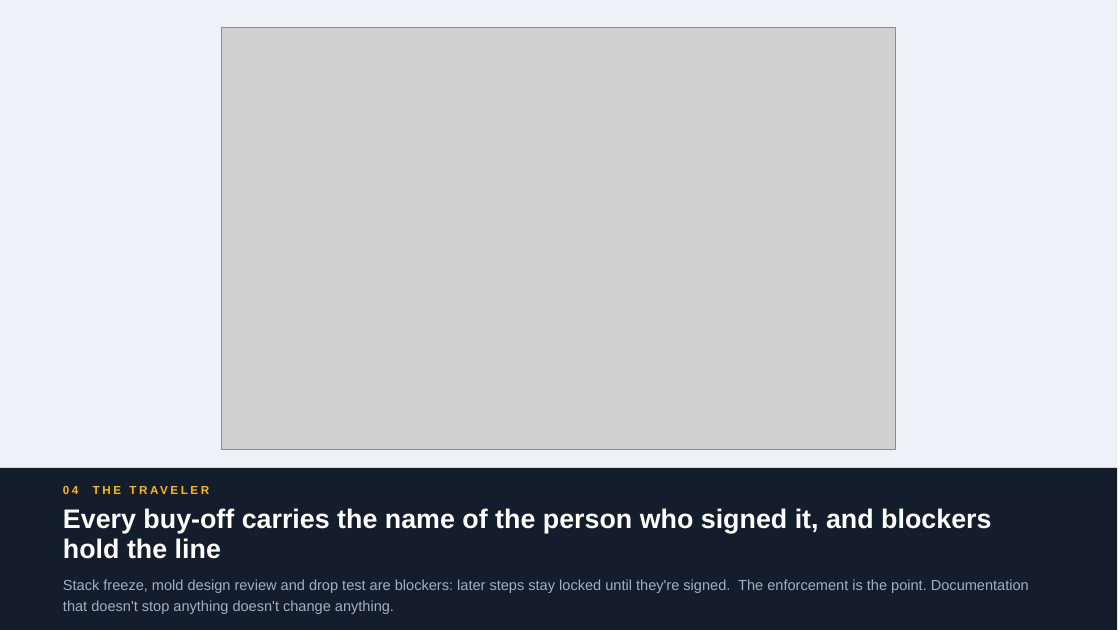
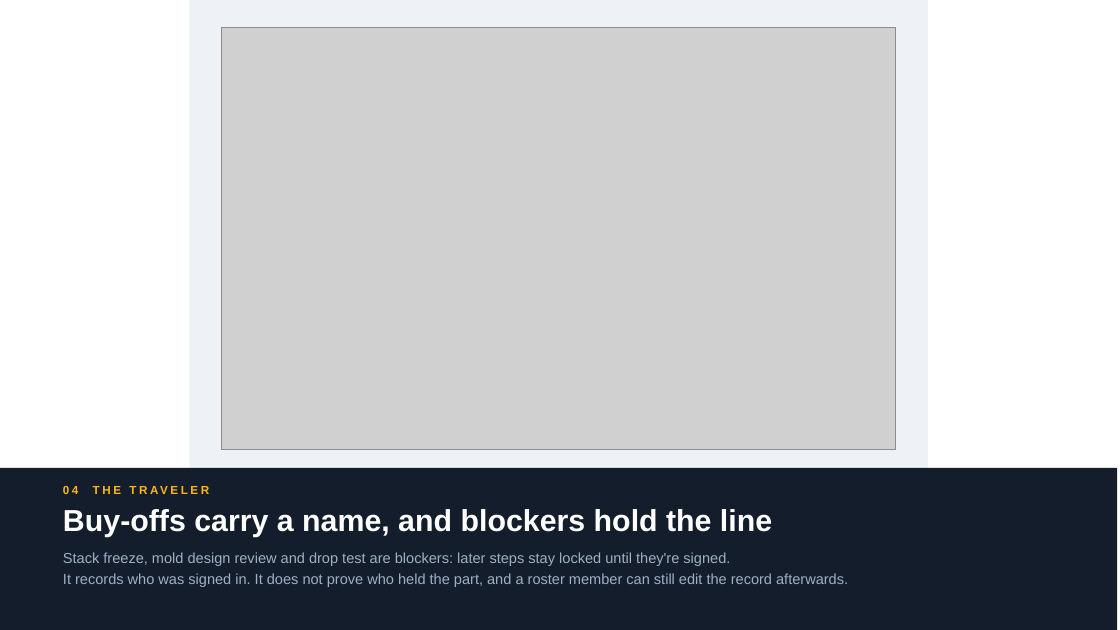
Before and after one commit to Jinxiewinx/feb-composites-applications, a slide deck: slide 14 of 06 Pitch/sn6-app-deck.pptx. Drawn at 1120x630 pixels with LibreOffice and Linux fonts; fonts in the diff are those of the drawing; grey boxes stand for pictures. Boxes give left, top, right and bottom in pixels: in the first picture for what was removed or moved away, otherwise in the second. Text is boxed around its words. In the diff, an @@ line names an element or a change of style, - is before the commit and + after.

```diff
--- a/06 Pitch/sn6-app-deck.pptx
+++ b/06 Pitch/sn6-app-deck.pptx
@@ rectangle: place and size @@
-rectangle at box(0, 0, 1117, 468)
+rectangle at box(189, 0, 928, 468)
@@ text at box(63, 509, 772, 537): text changed; size 23 to 26 pt @@
-Every buy-off carries the name of the person who signed it, and blockers hold the line
+Buy-offs carry a name, and blockers hold the line
@@ text at box(63, 552, 848, 587): text changed @@
-Stack freeze, mold design review and drop test are blockers: later steps stay locked until they're signed. The enforcement is the point. Documentation that doesn't stop anything doesn't change anything.
+Stack freeze, mold design review and drop test are blockers: later steps stay locked until they're signed.
+It records who was signed in. It does not prove who held the part, and a roster member can still edit the record afterwards.
```
Also in this commit, not shown: 19 other slides changed, 6 other files.
